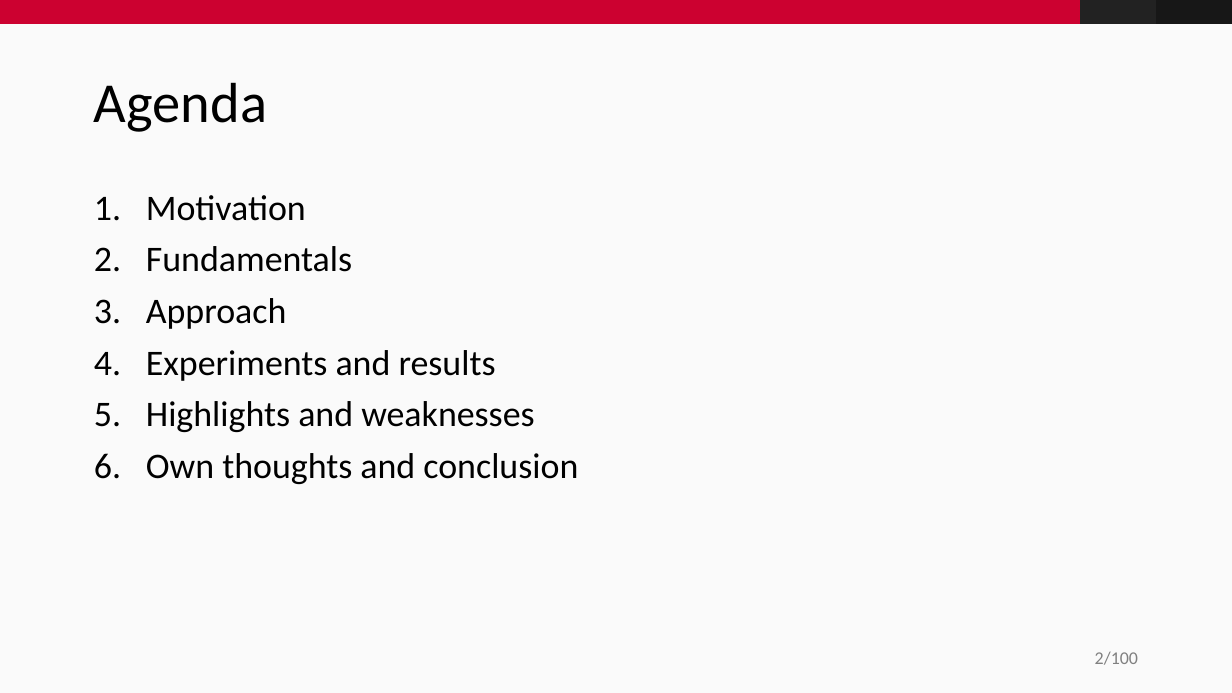
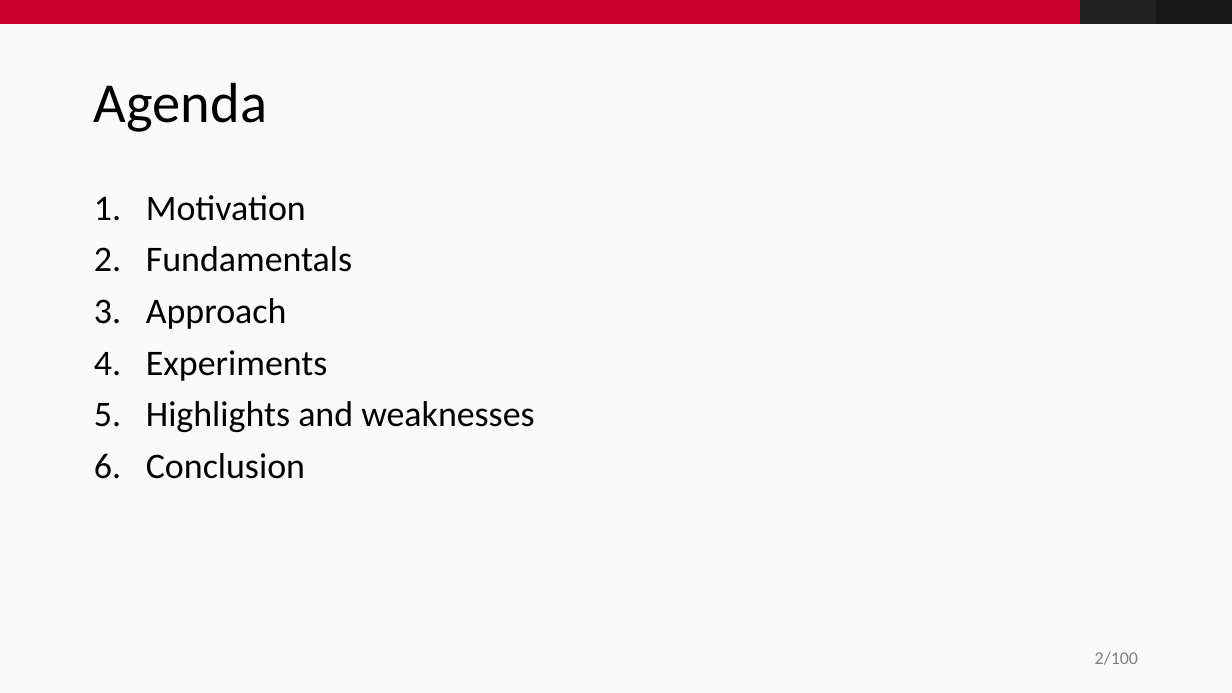
Before and after one commit to fidsusj/CVDL-Seminar, a slide deck: slide 2 of presentation/presentation.pptx. Drawn at 1232x693 pixels with LibreOffice and Linux fonts; fonts in the diff are those of the drawing; background and template pictures are left out. Boxes give left, top, right and bottom in pixels: in the first picture for what was removed or moved away, otherwise in the second. Text is boxed around its words. In the diff, an @@ line names an element or a change of style, - is before the commit and + after.

Commit message:
added experiments, strength and weaknesses and conclusion

```diff
--- a/presentation/presentation.pptx
+++ b/presentation/presentation.pptx
@@ text at <box>146,350,328,381</box>: text changed @@
-4. Experiments and results
+4. Experiments
@@ text at <box>146,453,305,479</box>: text changed @@
-6. Own thoughts and conclusion
+6. Conclusion
```
Also in this commit, not shown: 2 other slides changed, 3 slides added, 2 slides removed.
